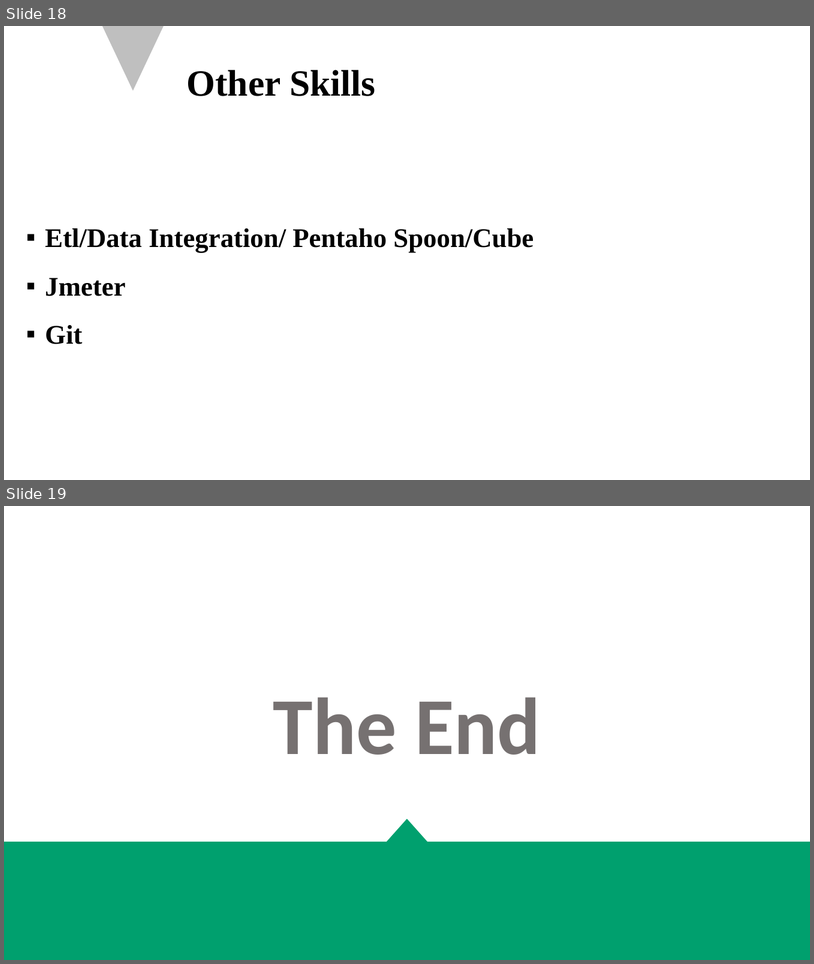
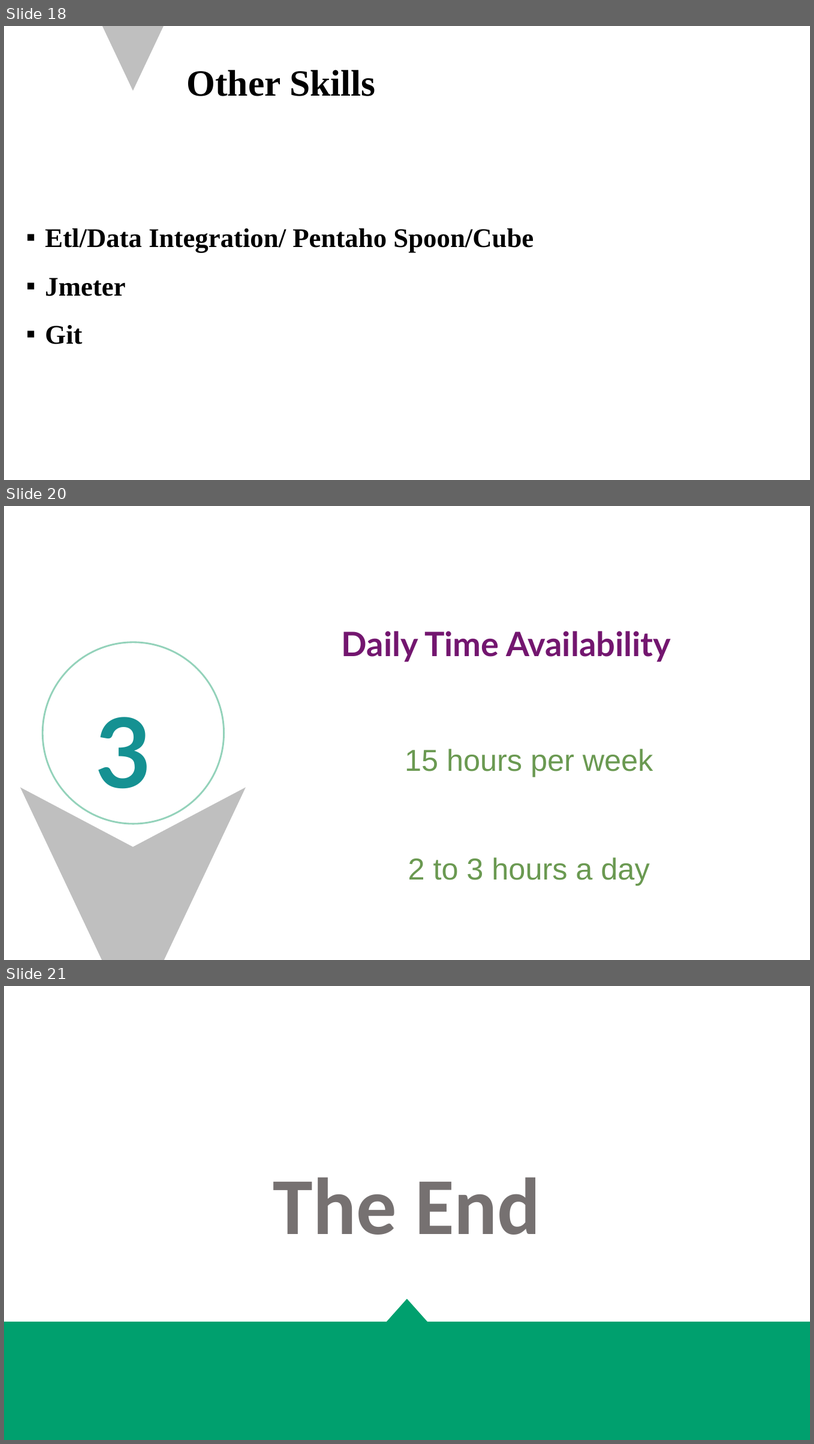
Before and after one commit to lamso1387/SRLCore, a slide deck: doc/Presentation Soheil Ramezanzadeh.pptx. Shown one above the other, each under a label of ours: slides 18 and 19 before the commit, slides 18, 20 and 21 after it; the slides between them are not shown. The pictures are 814x964 and 814x1444 pixels, drawn with LibreOffice and Linux fonts; fonts in the diff are those of the drawing. Boxes give left, top, right and bottom in pixels: in the first picture for what was removed or moved away, otherwise in the second. Text is boxed around its words. In the diff, an @@ line names an element or a change of style, - is before the commit and + after.

```diff
--- a/doc/Presentation Soheil Ramezanzadeh.pptx
+++ b/doc/Presentation Soheil Ramezanzadeh.pptx
@@ slide 20 added at box(4, 506, 810, 960), background #FFFFFF @@
@@ text added at box(342, 631, 671, 662), 40 pt, text #73166F, bold @@
+Daily Time Availability
@@ ellipse added at box(43, 642, 224, 823), outline #93D2BA 2 pt @@
@@ text added at box(96, 717, 152, 789), 115 pt, text #159192, bold @@
+3
@@ text added at box(405, 748, 654, 885), 36 pt, text #6A9951 @@
+15 hours per week
+2 to 3 hours a day
@@ freeform shape added at box(20, 787, 246, 960), fill #BFBFBF @@
@@ what was slide 19 is now slide 21 @@
```
Also in this commit, not shown: 1 other slide added.
